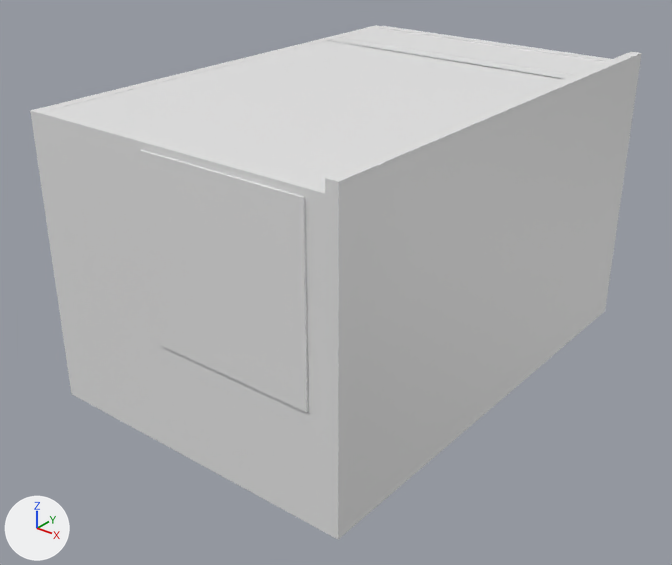
The FBX model Assets/Models/Chamber.fbx as it was, and as the next commit left it.
The view is the same before and after, from a 50 mm camera at (4.97, -5.02, 4.39) aimed at (0.34, 0.76, 0.81). The axes (+X, +Y, +Z) are drawn at lower left. The lights are the same throughout. Where no turn or scale is listed for an object, it has been applied to the vertices. Vertices at the same position are counted once.

The first picture shows 'Ceil', 'Wall_East', 'Wall_North', 'Wall_South', 'Wall_West'.
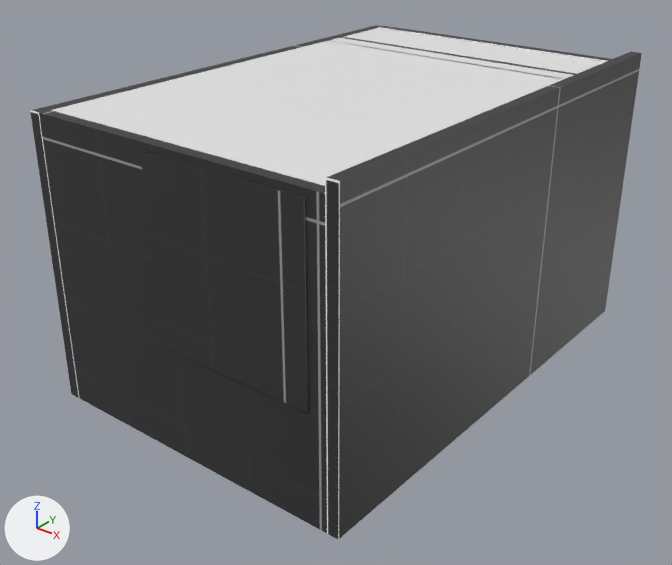
Changed parts and their boxes [x1, y1, x2, y2] in the pictures (672 x 565 px):
part 1 of me_plane_005, recoloured: [325, 52, 642, 539] in both
part 2 of me_plane_004, recoloured (grey to black): [30, 25, 380, 398] in both
part 3 of me_plane_001, recoloured (grey to black): [38, 110, 327, 533] in both
part 4 of me_plane_003, recoloured (white to grey): [378, 26, 612, 62] in both

The change, as a diff of the scene's bpy script:
```diff
--- a/Assets/Models/Chamber.fbx.py
+++ b/Assets/Models/Chamber.fbx.py
@@ img_texture_03_png @@
+img_texture_03_png = load_image('texture_03.png', '../Textures/kenney_prototype-textures/PNG/Dark/texture_03.png', 1024, 1024, 'sRGB')
@@ mat_wall_material @@
+mat_wall_material = principled_material('Wall_Material')
+mat_wall_material.texture = img_texture_03_png
@@ me_plane_001 @@
 me_plane_001.from_pydata(...)  # 81 vertices, 74 faces; spans x -1.0..1.75, y -1.12..-0.95, z 0.0..2.5
 # used by ob_wall_south; location = (0.0, 0.0, 0.0)
+# me_plane_001 part 3: 74 faces spanning x -1.0..1.75, y -1.12..-0.95, z 0.0..2.5 switch from no material to mat_wall_material (picture img_texture_03_png)
@@ me_plane_004 @@
 me_plane_004.from_pydata(...)  # 87 vertices, 76 faces; spans x -1.1..-0.98, y -1.1..3.25, z 0.0..2.5
 # used by ob_wall_west; location = (0.0, 0.0, 0.0)
+# me_plane_004 part 2: 76 faces spanning x -1.1..-0.98, y -1.1..3.25, z 0.0..2.5 switch from no material to mat_wall_material (picture img_texture_03_png)
@@ me_plane_005 @@
 me_plane_005.from_pydata(...)  # 40 vertices, 38 faces; spans x 1.75..1.85, y -1.1..3.25, z 0.0..2.6
 # used by ob_wall_east; location = (0.0, 0.0, 0.0)
+# me_plane_005 part 1: 38 faces spanning x 1.75..1.85, y -1.1..3.25, z 0.0..2.6 switch from no material to mat_wall_material (picture img_texture_03_png)
@@ me_plane_003 @@
 me_plane_003.from_pydata(...)  # 8 vertices, 6 faces; spans x -1.0..1.75, y 3.15..3.25, z 0.0..2.51
 # used by ob_wall_north; location = (0.0, 0.0, 0.0)
+# me_plane_003 part 4: 6 faces spanning x -1.0..1.75, y 3.15..3.25, z 0.0..2.51 switch from no material to mat_wall_material (picture img_texture_03_png)
```
